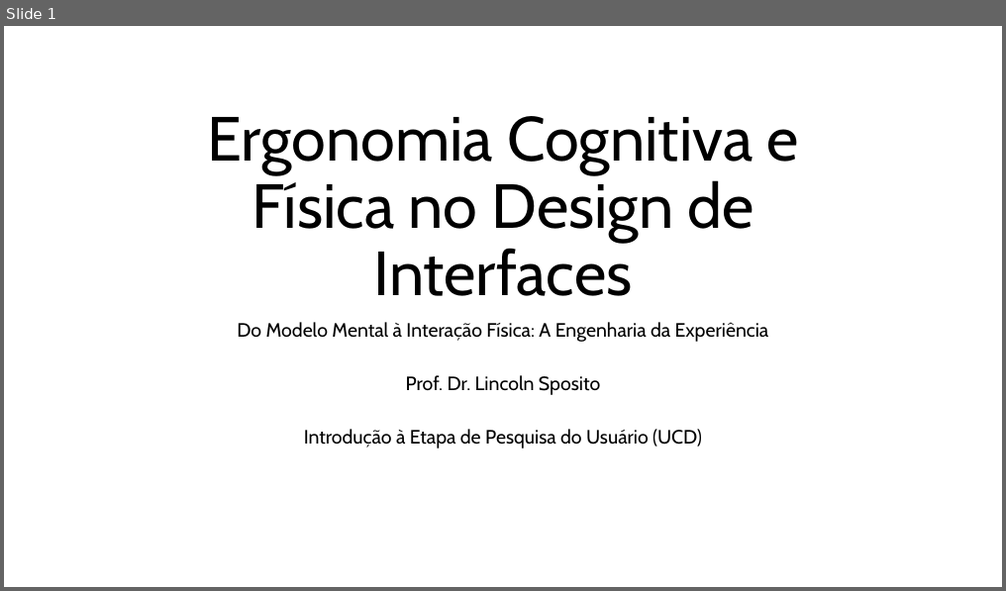
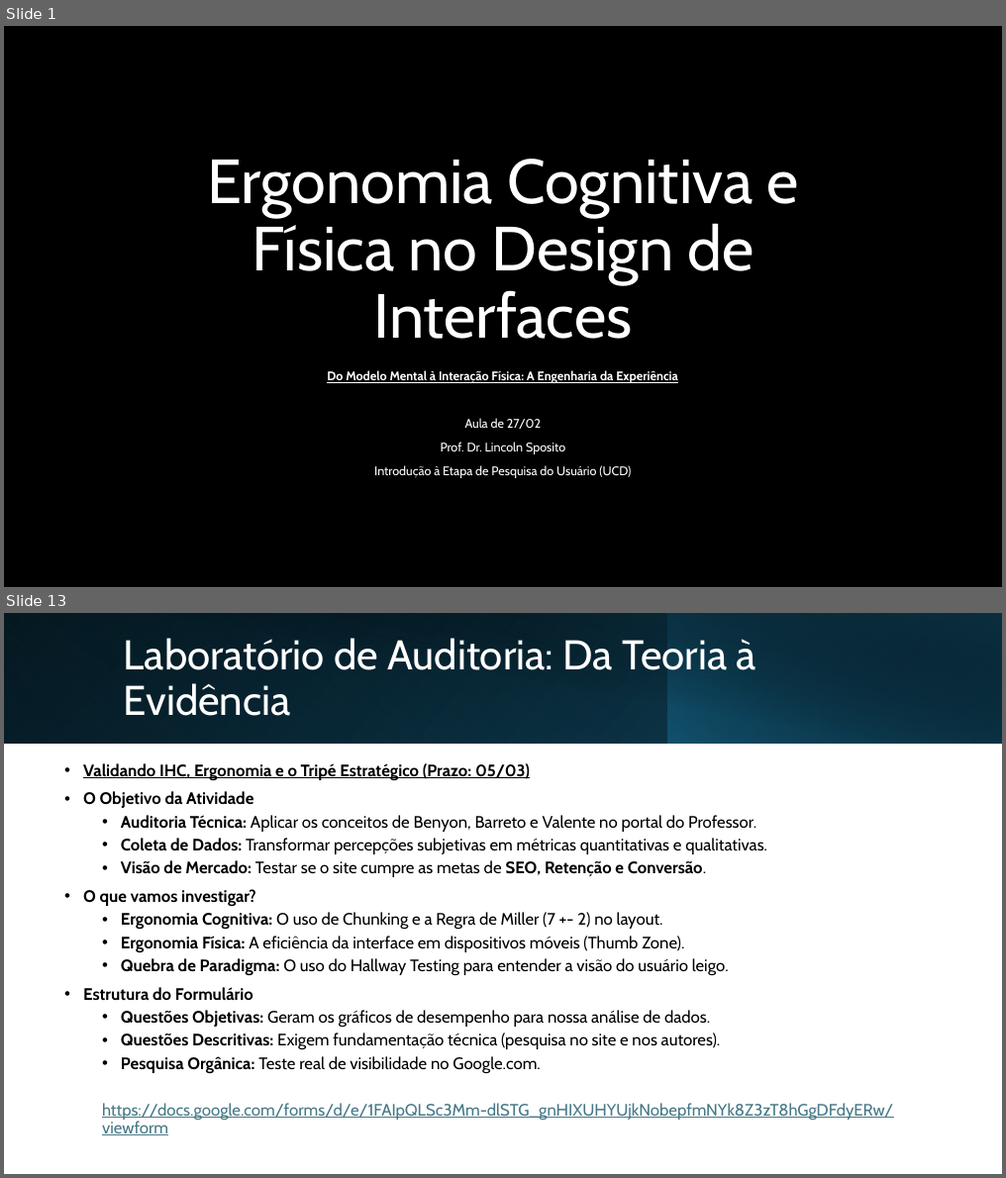
Before and after one commit to spositoL/pericia.judicial, a slide deck: documentos/aulas/aula-27-02-2026-expositiva-ergonomia-cognitiva-e-fisica-no-design.pptx. Shown one above the other, each under a label of ours: slide 1 before the commit, slides 1 and 13 after it; the slides between them are not shown. The pictures are 1006x591 and 1006x1178 pixels, drawn with LibreOffice and Linux fonts; fonts in the diff are those of the drawing; background and template pictures are left out. Boxes give left, top, right and bottom in pixels: in the first picture for what was removed or moved away, otherwise in the second. Text is boxed around its words. In the diff, an @@ line names an element or a change of style, - is before the commit and + after.

Commit message:
ajuste da aula

```diff
--- a/documentos/aulas/aula-27-02-2026-expositiva-ergonomia-cognitiva-e-fisica-no-design.pptx
+++ b/documentos/aulas/aula-27-02-2026-expositiva-ergonomia-cognitiva-e-fisica-no-design.pptx
@@ slide 13 added at bbox=[4, 613, 1002, 1174], background #FFFFFF @@
@@ rectangle added at bbox=[4, 613, 1002, 744], fill gradient #000000 to #104862 @@
@@ rectangle added at bbox=[4, 613, 668, 744], fill gradient #156082 to #0B3041 @@
@@ rectangle added at bbox=[42, 613, 1002, 744], fill gradient #000000 to #0B3041 @@
@@ title added at bbox=[124, 638, 756, 716], 40 pt, text #FFFFFF @@
+Laboratório de Auditoria: Da Teoria à Evidência
@@ rectangle added at bbox=[668, 613, 1002, 744], fill gradient #156082 to #000000 @@
@@ text added at bbox=[83, 763, 893, 1136], 16 pt, text #000000 @@
+• Validando IHC, Ergonomia e o Tripé Estratégico (Prazo: 05/03)
+• O Objetivo da Atividade
+  • Auditoria Técnica: Aplicar os conceitos de Benyon, Barreto e Valente no portal do Professor.
+  • Coleta de Dados: Transformar percepções subjetivas em métricas quantitativas e qualitativas.
+  • Visão de Mercado: Testar se o site cumpre as metas de SEO, Retenção e Conversão.
+• O que vamos investigar?
+  • Ergonomia Cognitiva: O uso de Chunking e a Regra de Miller (7 +- 2) no layout.
+  • Ergonomia Física: A eficiência da interface em dispositivos móveis (Thumb Zone).
+  • Quebra de Paradigma: O uso do Hallway Testing para entender a visão do usuário leigo.
+• Estrutura do Formulário
+  • Questões Objetivas: Geram os gráficos de desempenho para nossa análise de dados.
+  • Questões Descritivas: Exigem fundamentação técnica (pesquisa no site e nos autores).
+  • Pesquisa Orgânica: Teste real de visibilidade no Google.com.
+  https://docs.google.com/forms/d/e/1FAIpQLSc3Mm-dlSTG_gnHIXUHYUjkNobepfmNYk8Z3zT8hGgDFdyERw/viewform
@@ slide 1 changed as well @@
@@ background #FFFFFF to picture (left out) @@
@@ title "Ergonomia Cognitiva e Física no ..." at bbox=[207, 159, 799, 339]: text colour #000000 to #FFFFFF @@
@@ subtitle "Do Modelo Mental à Interação ...": place and size @@
-subtitle "Do Modelo Mental à Interação ..." at bbox=[237, 322, 769, 449]
+subtitle "Do Modelo Mental à Interação ..." at bbox=[327, 371, 678, 478]
@@ subtitle at bbox=[327, 371, 678, 478]: size 18.6 to 12 pt, text colour #000000 to #FFFFFF; bold on, underline on in "Do Modelo Mental à Interação Física: A ..."; line spacing 0.7 to 0.9 @@
@@ subtitle at bbox=[465, 418, 541, 429]: paragraph added @@
+Aula de 27/02
```
Also in this commit, not shown: 7 other slides changed, 5 other slides added, 1 slide removed, 5 other files.
